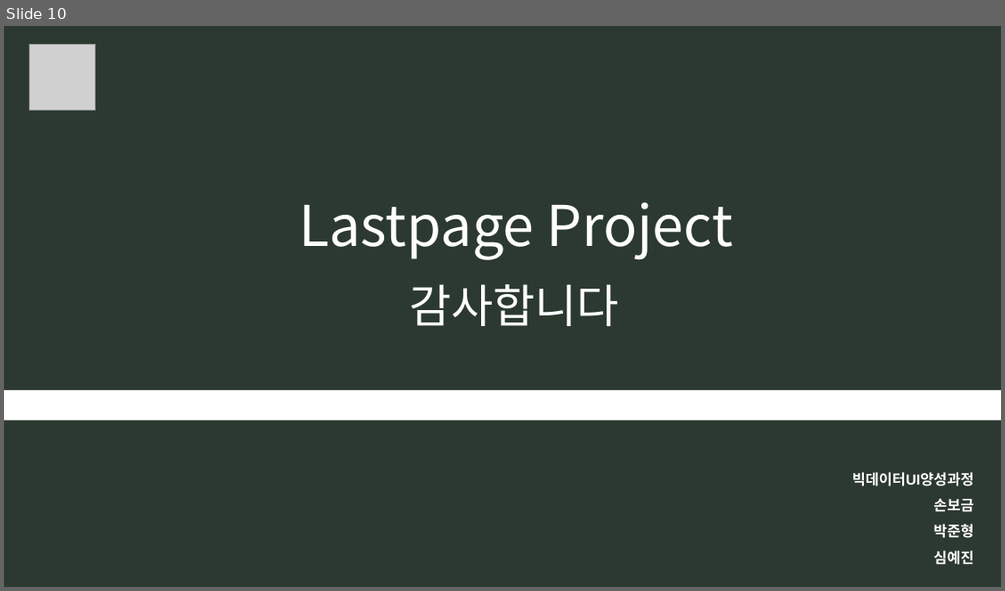
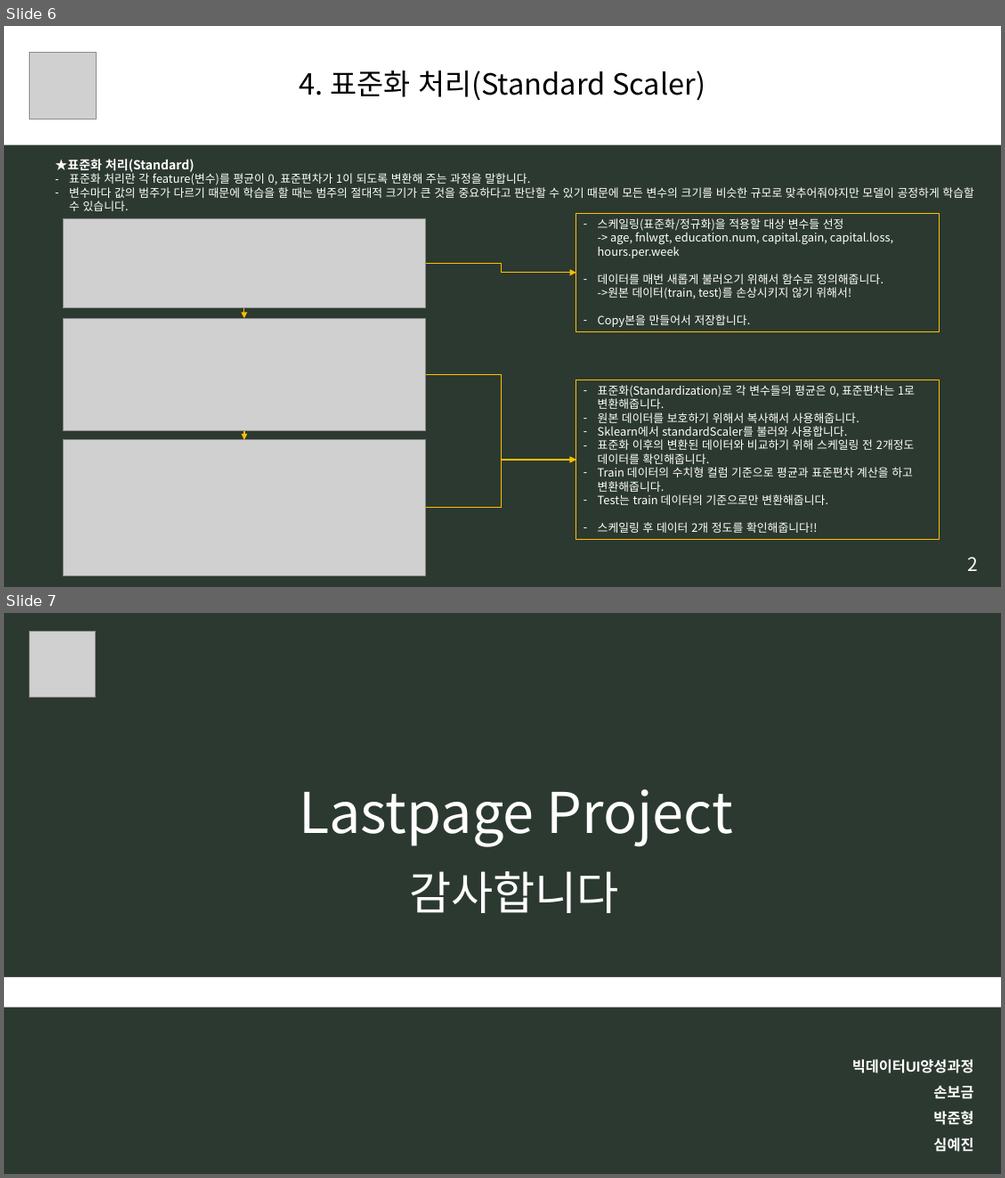
Before and after one commit to BIGDATA-UI-T3/Lastpage_Project, a slide deck: [모듈] 13. 분석데이터 전처리.pptx. Shown one above the other, each under a label of ours: slide 10 before the commit, slides 6 and 7 after it. The pictures are 1005x591 and 1005x1178 pixels, drawn with LibreOffice and Linux fonts; fonts in the diff are those of the drawing; grey boxes stand for pictures. Boxes give left, top, right and bottom in pixels: in the first picture for what was removed or moved away, otherwise in the second. Text is boxed around its words. In the diff, an @@ line names an element or a change of style, - is before the commit and + after.

Commit message:
[모듈] 13. 분석데이터 전처리_보금

```diff
--- a/[모듈] 13. 분석데이터 전처리.pptx
+++ b/[모듈] 13. 분석데이터 전처리.pptx
@@ slide 6 added at box(4, 26, 1001, 587), background #2C3930 @@
@@ rectangle added at box(4, 26, 1001, 145), fill #FFFFFF, 28 pt, text #000000 @@
+4. 표준화 처리(Standard Scaler)
@@ picture added at box(30, 52, 96, 119) @@
@@ text added at box(55, 159, 973, 211), 11 pt, text #FFFFFF @@
+★표준화 처리(Standard)
+– 표준화 처리란 각 feature(변수)를 평균이 0, 표준편차가 1이 되도록 변환해 주는 과정을 말합니다.
+– 변수마다 값의 범주가 다르기 때문에 학습을 할 때는 범주의 절대적 크기가 큰 것을 중요하다고 판단할 수 있기 때문에 모든 변수의 크기를 비슷한 규모로 맞추어줘야지만 모델이 공정하게 학습할 수 있습니다.
@@ picture added at box(63, 219, 426, 308) @@
@@ rectangle added at box(576, 213, 938, 331), outline #FFC000 1 pt, 11 pt, text #FFFFFF @@
+– 스케일링(표준화/정규화)을 적용할 대상 변수들 선정
+  -> age, fnlwgt, education.num, capital.gain, capital.loss, hours.per.week
+– 데이터를 매번 새롭게 불러오기 위해서 함수로 정의해줍니다.
+  ->원본 데이터(train, test)를 손상시키지 않기 위해서!
+– Copy본을 만들어서 저장합니다.
@@ elbow arrow added from (426, 263) to (576, 273), #FFC000 1 pt @@
@@ picture added at box(63, 319, 426, 431) @@
@@ elbow arrow added from (244, 308) to (244, 319), #FFC000 1 pt @@
@@ elbow arrow added from (426, 375) to (576, 459), #FFC000 1 pt @@
@@ rectangle added at box(576, 379, 938, 540), outline #FFC000 1 pt, 11 pt, text #FFFFFF @@
+– 표준화(Standardization)로 각 변수들의 평균은 0, 표준편차는 1로 변환해줍니다.
+– 원본 데이터를 보호하기 위해서 복사해서 사용해줍니다.
+– Sklearn에서 standardScaler를 불러와 사용합니다.
+– 표준화 이후의 변환된 데이터와 비교하기 위해 스케일링 전 2개정도 데이터를 확인해줍니다.
+– Train 데이터의 수치형 컬럼 기준으로 평균과 표준편차 계산을 하고 변환해줍니다.
+– Test는 train 데이터의 기준으로만 변환해줍니다.
+– 스케일링 후 데이터 2개 정도를 확인해줍니다!!
@@ picture added at box(63, 440, 426, 575) @@
@@ elbow arrow added from (244, 431) to (244, 440), #FFC000 1 pt @@
@@ elbow arrow added from (426, 507) to (576, 459), #FFC000 1 pt @@
@@ text added at box(968, 556, 979, 571), 18 pt, text #FFFFFF @@
+2
@@ what was slide 10 is now slide 7 @@
```
Also in this commit, not shown: 1 slide changed, 3 other slides added, 7 slides removed.
